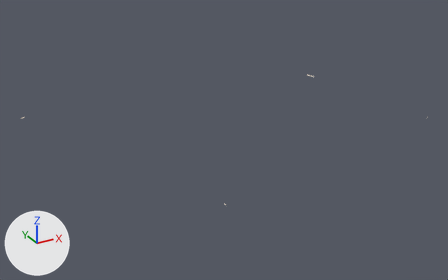
The glTF model data/gb/uk-lite/tiles/11-1968-1648.glb, before and after one commit.
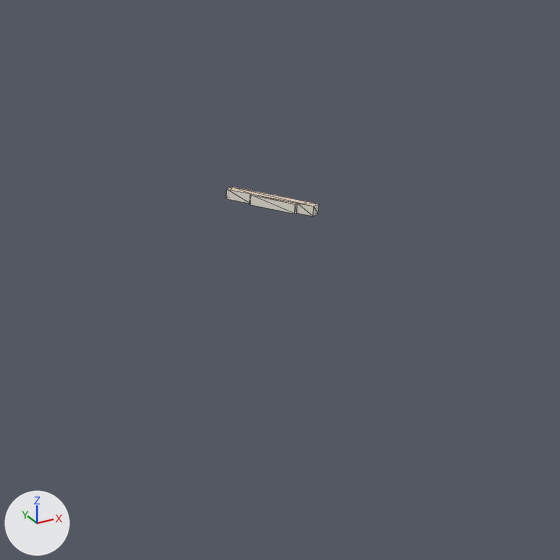
The first picture shows the older version from a 50 mm lens placed at (-3716.0, -3960.0, 3146.0), pointed at (-81.0, 2650.0, -159.0). The close-ups show the older and then the newer version on the part from 64% to 75% of the width and 21% to 38% of the height of that picture. Only the edits that show in the close-ups are written down. Lighting does not change. The marker at lower left points along +X, +Y and +Z. The close-ups show mesh edges as thin lines. Where no turn or scale is listed for an object, it has been applied to the vertices. Vertices at exactly the same position are counted once.
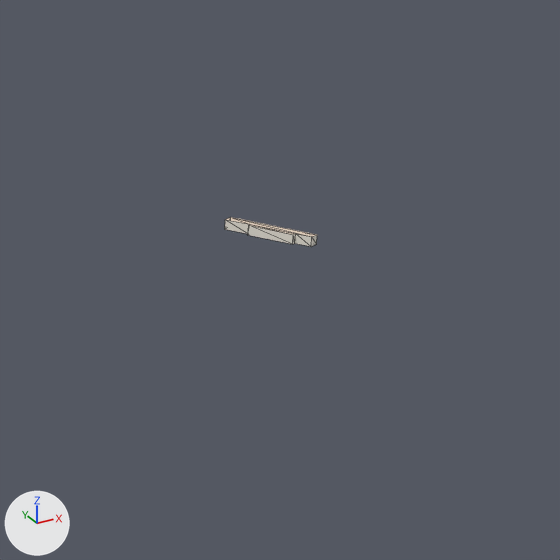
Boxes (x1, y1, x2, y2) around the edits, measured in the close-ups (560 x 560 px):
'Mesh_0', reshaped, moved: before (226, 187, 319, 216); after (225, 217, 317, 246)

What the commit changed:
me_mesh_0 is used by ob_mesh_0; location (110.0, 2620.0, 2.0).
me_mesh_0 had 52 vertices, 70 faces and spanned x -2444.0..2444.0, y -1727.0..1727.0, z -15.0..15.0.
me_mesh_0 now has 52 vertices, 70 faces and spans x -2444.0..2444.0, y -1727.0..1727.0, z -51.0..51.0.
me_mesh_0 part 1: the loose piece of 16 vertices spanning x 2132.0..2205.0, y 1290.0..1419.0, z -15.0..-1.0 is moved by (0.0, 0.0, -35.0).
Other edits to the shape of me_mesh_0 do not show in these pictures.
Object 'Mesh_0' (ob_mesh_0) moves from (110.0, 2620.0, 2.0) to (110.0, 2620.0, -8.0).
